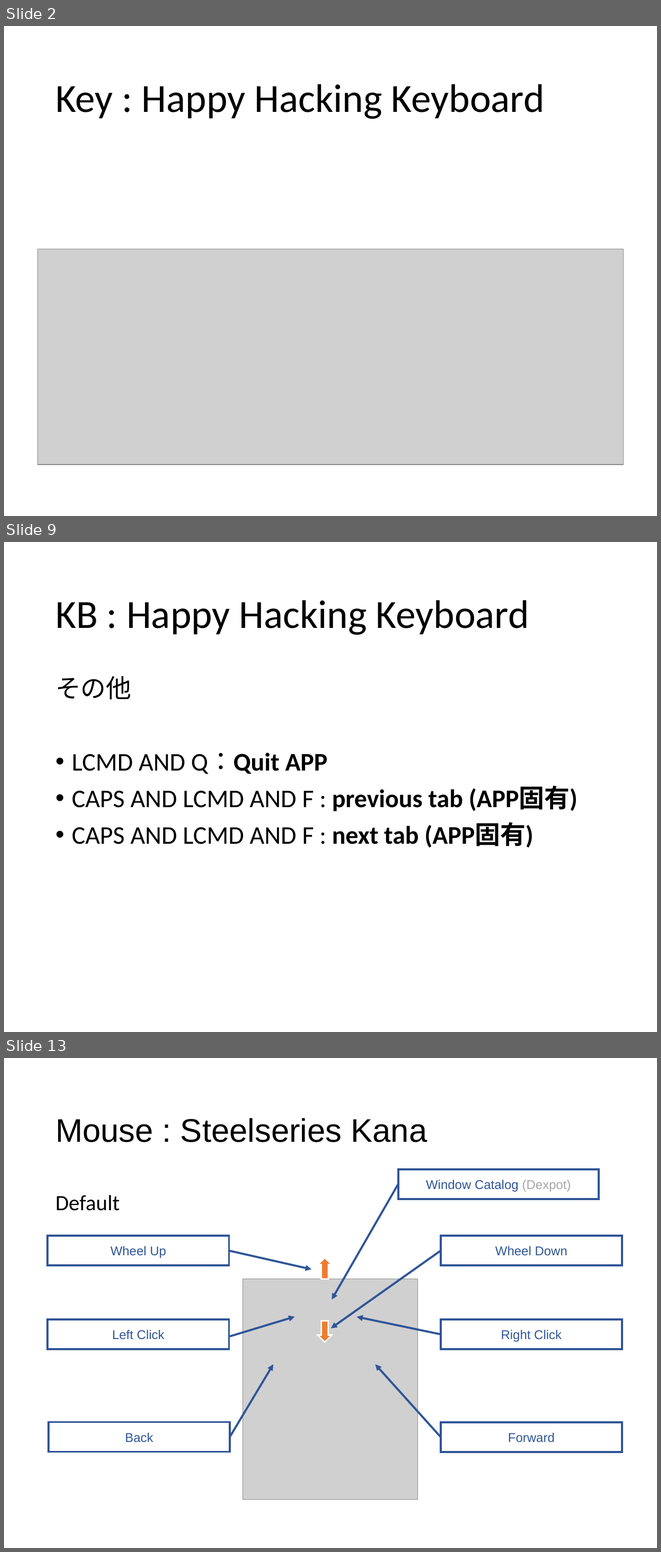
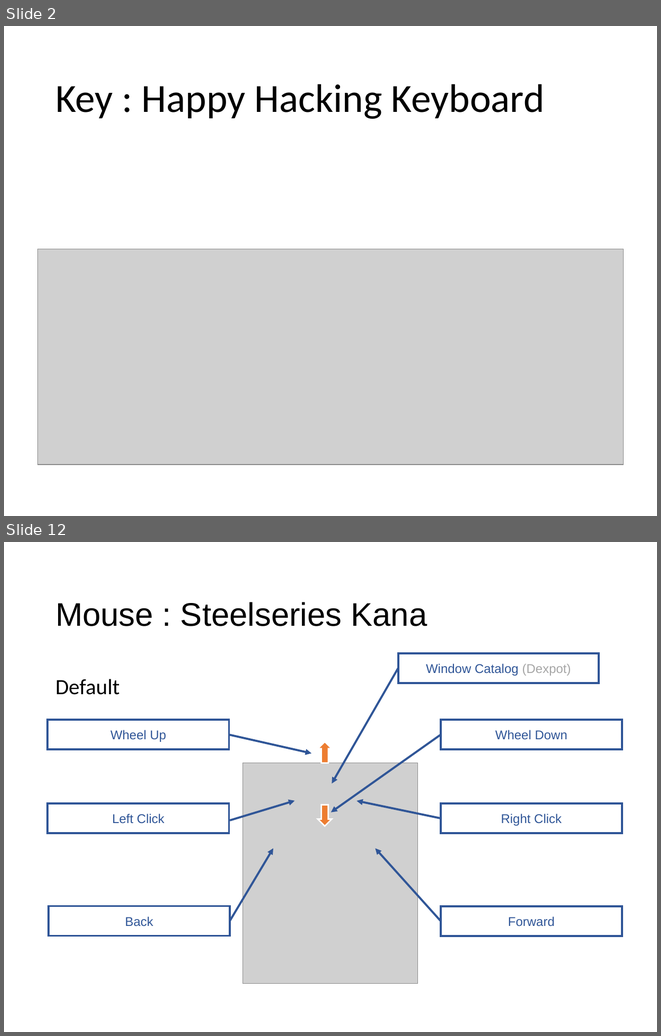
Before and after one commit to ittooo66/myAHK, a slide deck: MANUAL.pptx. Shown one above the other, each under a label of ours: slides 2, 9 and 13 before the commit, slides 2 and 12 after it; the slides between them are not shown. The pictures are 661x1552 and 661x1036 pixels, drawn with LibreOffice and Linux fonts; fonts in the diff are those of the drawing; grey boxes stand for pictures. Boxes give left, top, right and bottom in pixels: in the first picture for what was removed or moved away, otherwise in the second. Text is boxed around its words. In the diff, an @@ line names an element or a change of style, - is before the commit and + after.

```diff
--- a/MANUAL.pptx
+++ b/MANUAL.pptx
@@ slide 9 removed at [4, 542, 657, 1032], background #FFFFFF @@
@@ title removed at [55, 600, 529, 635] @@
-KB : Happy Hacking Keyboard
@@ text removed at [55, 676, 577, 847] @@
-その他
-• LCMD AND Q：Quit APP
-• CAPS AND LCMD AND F : previous tab (APP固有)
-• CAPS AND LCMD AND F : next tab (APP固有)
@@ what was slide 13 is now slide 12 @@
```
Also in this commit, not shown: 8 slides changed, 1 slide added, 1 other slide removed.
